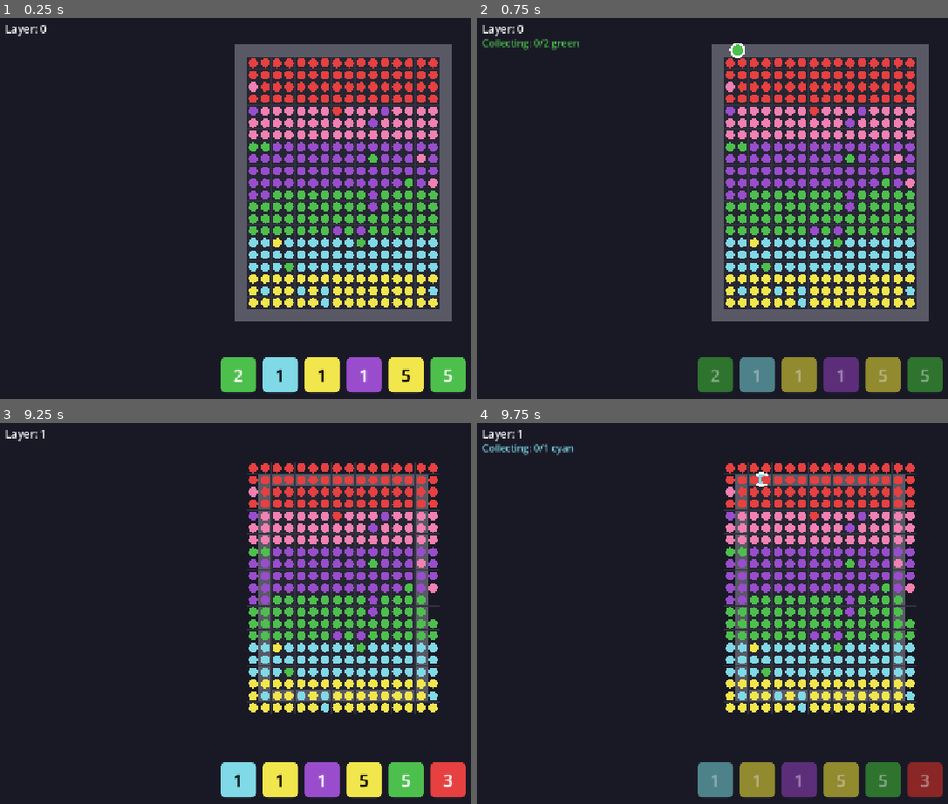
Above: before the commit, frames 1-4 (two rows, left to right).
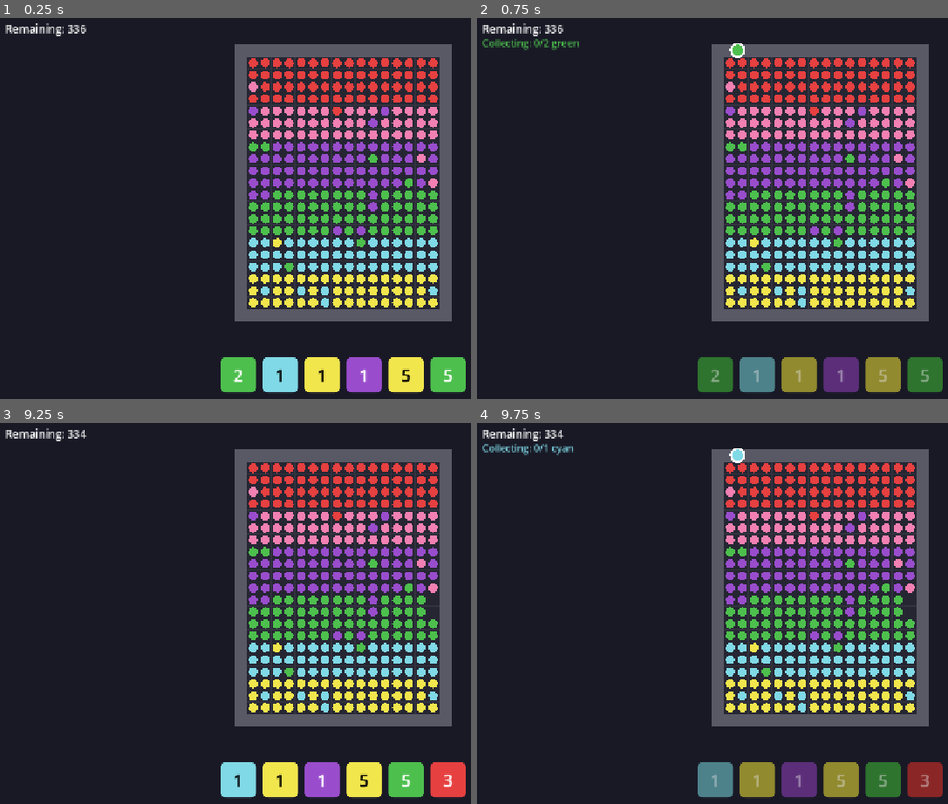
Above: after the commit, the same moments.

Repository: AeronPark/train-sort-jam
Game: Godot game, scene res://scenes/main.tscn
The game is run twice, just before and just after one commit, with the same random seed, the same clock (stepped at 60 frames per second) and the same inputs.
Inputs (mouse positions are in pixels of both pictures, inside the frame that each line leads up to):
- Up to frame 1 (0.25 s): no input
- Up to frame 2 (0.75 s): click "2" at 0.5 s
- Up to frame 3 (9.25 s): move the mouse to (outside the picture) at 1.27 s; click (outside the picture) at 1.42 s; move the mouse to (202, 636) at 2.02 s; click (202, 636) at 2.17 s; move the mouse to (414, 529) at 2.77 s; click (414, 529) at 2.92 s; move the mouse to (306, 697) at 3.52 s; click (306, 697) at 3.67 s; tap Enter at 4.25 s; move the mouse to (outside the picture) at 4.27 s; click (outside the picture) at 4.42 s; move the mouse to (131, 560) at 5.02 s; click (131, 560) at 5.17 s; move the mouse to (376, 617) at 5.77 s; click (376, 617) at 5.92 s; move the mouse to (240, 518) at 6.52 s; click (240, 518) at 6.67 s; move the mouse to (outside the picture) at 7.27 s; click (outside the picture) at 7.42 s; move the mouse to (202, 636) at 8.02 s; click (202, 636) at 8.17 s; move the mouse to (414, 529) at 8.77 s; click (414, 529) at 8.92 s
- Up to frame 4 (9.75 s): click "1" at 9.5 s

The runs differ from the first frame. In frame 1, 0.3% of the frame differs, in the area x 1-19%, y 1-5%; in frame 2, 0.3%; in frame 3, 9.2%; in frame 4, 9.3%, in the area x 1-96%, y 1-80%.

Commit message:
Dynamic conveyor: path reshapes to fit exactly around remaining passengers
- Conveyor bounds recalculated after each train run
- Path hugs the outermost passengers tightly
- No more fixed layer shrinking - adaptive to actual board state
- Updated reachable colors detection for new bounds

Diff:
--- a/scripts/game_manager.gd
+++ b/scripts/game_manager.gd
@@ -23,8 +23,12 @@
 
 # Game state
 var grid: Array = []  # 2D array of passenger colors (or null)
-var conveyor_layer := 0  # Current conveyor ring (0 = outermost)
-var max_layers := 5  # How many times conveyor can shrink
+
+# Dynamic conveyor bounds (in grid coordinates)
+var conveyor_min_row := 0
+var conveyor_max_row := GRID_ROWS - 1
+var conveyor_min_col := 0
+var conveyor_max_col := GRID_COLS - 1
 
 # Train state
 var train_active := false
@@ -222,14 +226,35 @@
 
 # ============ CONVEYOR PATH ============
 
+func _recalculate_conveyor_bounds() -> void:
+	# Find the bounding box of all remaining passengers
+	var min_row = GRID_ROWS
+	var max_row = -1
+	var min_col = GRID_COLS
+	var max_col = -1
+
+	for row in range(GRID_ROWS):
+		for col in range(GRID_COLS):
+			if grid[row][col] != null:
+				min_row = min(min_row, row)
+				max_row = max(max_row, row)
+				min_col = min(min_col, col)
+				max_col = max(max_col, col)
+
+	# Update conveyor bounds (keep valid if no passengers)
+	if max_row >= 0:
+		conveyor_min_row = min_row
+		conveyor_max_row = max_row
+		conveyor_min_col = min_col
+		conveyor_max_col = max_col
+		print("Conveyor reshaped: rows %d-%d, cols %d-%d" % [min_row, max_row, min_col, max_col])
+
 func _get_conveyor_bounds() -> Dictionary:
-	# Each layer shrinks the conveyor inward
-	var shrink = conveyor_layer * CELL_SIZE * 2
-
-	var left = grid_origin.x + shrink
-	var right = grid_origin.x + GRID_COLS * CELL_SIZE - shrink
-	var top = grid_origin.y + shrink
-	var bottom = grid_origin.y + GRID_ROWS * CELL_SIZE - shrink
+	# Convert grid coordinates to world coordinates
+	var left = grid_origin.x + conveyor_min_col * CELL_SIZE
+	var right = grid_origin.x + (conveyor_max_col + 1) * CELL_SIZE
+	var top = grid_origin.y + conveyor_min_row * CELL_SIZE
+	var bottom = grid_origin.y + (conveyor_max_row + 1) * CELL_SIZE
 
 	return {"left": left, "right": right, "top": top, "bottom": bottom}
 
@@ -277,40 +302,36 @@
 	var bounds = _get_conveyor_bounds()
 
 	# Determine which edge we're on and get adjacent cells
-	var edge_threshold = TRACK_WIDTH
-
-	# Check each edge
+	var edge_threshold = TRACK_WIDTH + 5
+
+	# Check each edge - using conveyor grid bounds directly
 	if abs(train_world.y - (bounds.top - TRACK_WIDTH/2)) < edge_threshold:
-		# Top edge - get row at top of current conveyor
-		var row = int((bounds.top - grid_origin.y) / CELL_SIZE)
+		# Top edge - row = conveyor_min_row
 		var col = int((train_world.x - grid_origin.x) / CELL_SIZE)
-		for c in range(max(0, col - 1), min(GRID_COLS, col + 2)):
-			if row >= 0 and row < GRID_ROWS:
-				cells.append(Vector2i(c, row))
+		col = clamp(col, conveyor_min_col, conveyor_max_col)
+		for c in range(max(conveyor_min_col, col - 1), min(conveyor_max_col + 1, col + 2)):
+			cells.append(Vector2i(c, conveyor_min_row))
 
 	elif abs(train_world.x - (bounds.right + TRACK_WIDTH/2)) < edge_threshold:
-		# Right edge
-		var col = int((bounds.right - grid_origin.x) / CELL_SIZE) - 1
+		# Right edge - col = conveyor_max_col
 		var row = int((train_world.y - grid_origin.y) / CELL_SIZE)
-		for r in range(max(0, row - 1), min(GRID_ROWS, row + 2)):
-			if col >= 0 and col < GRID_COLS:
-				cells.append(Vector2i(col, r))
+		row = clamp(row, conveyor_min_row, conveyor_max_row)
+		for r in range(max(conveyor_min_row, row - 1), min(conveyor_max_row + 1, row + 2)):
+			cells.append(Vector2i(conveyor_max_col, r))
 
 	elif abs(train_world.y - (bounds.bottom + TRACK_WIDTH/2)) < edge_threshold:
-		# Bottom edge
-		var row = int((bounds.bottom - grid_origin.y) / CELL_SIZE) - 1
+		# Bottom edge - row = conveyor_max_row
 		var col = int((train_world.x - grid_origin.x) / CELL_SIZE)
-		for c in range(max(0, col - 1), min(GRID_COLS, col + 2)):
-			if row >= 0 and row < GRID_ROWS:
-				cells.append(Vector2i(c, row))
+		col = clamp(col, conveyor_min_col, conveyor_max_col)
+		for c in range(max(conveyor_min_col, col - 1), min(conveyor_max_col + 1, col + 2)):
+			cells.append(Vector2i(c, conveyor_max_row))
 
 	elif abs(train_world.x - (bounds.left - TRACK_WIDTH/2)) < edge_threshold:
-		# Left edge
-		var col = int((bounds.left - grid_origin.x) / CELL_SIZE)
+		# Left edge - col = conveyor_min_col
 		var row = int((train_world.y - grid_origin.y) / CELL_SIZE)
-		for r in range(max(0, row - 1), min(GRID_ROWS, row + 2)):
-			if col >= 0 and col < GRID_COLS:
-				cells.append(Vector2i(col, r))
+		row = clamp(row, conveyor_min_row, conveyor_max_row)
+		for r in range(max(conveyor_min_row, row - 1), min(conveyor_max_row + 1, row + 2)):
+			cells.append(Vector2i(conveyor_min_col, r))
 
 	return cells
 
@@ -400,9 +421,8 @@
 	active_button = {}
 
 func _shrink_conveyor() -> void:
-	if conveyor_layer < max_layers:
-		conveyor_layer += 1
-		print("Conveyor shrunk to layer %d" % conveyor_layer)
+	# Recalculate bounds to fit exactly around remaining passengers
+	_recalculate_conveyor_bounds()
 
 func _check_win() -> bool:
 	# Win if no passengers left
@@ -427,30 +447,27 @@
 
 func _get_reachable_colors() -> Dictionary:
 	var colors = {}
-	var bounds = _get_conveyor_bounds()
-
-	# Get the edge rows/cols for current conveyor
-	var top_row = int((bounds.top - grid_origin.y) / CELL_SIZE)
-	var bottom_row = int((bounds.bottom - grid_origin.y) / CELL_SIZE) - 1
-	var left_col = int((bounds.left - grid_origin.x) / CELL_SIZE)
-	var right_col = int((bounds.right - grid_origin.x) / CELL_SIZE) - 1
-
-	# Check all edge cells
-	for col in range(left_col, right_col + 1):
-		if top_row >= 0 and top_row < GRID_ROWS and col >= 0 and col < GRID_COLS:
-			var c = grid[top_row][col]
-			if c: colors[c] = colors.get(c, 0) + 1
-		if bottom_row >= 0 and bottom_row < GRID_ROWS and col >= 0 and col < GRID_COLS:
-			var c = grid[bottom_row][col]
-			if c: colors[c] = colors.get(c, 0) + 1
-
-	for row in range(top_row + 1, bottom_row):
-		if left_col >= 0 and left_col < GRID_COLS and row >= 0 and row < GRID_ROWS:
-			var c = grid[row][left_col]
-			if c: colors[c] = colors.get(c, 0) + 1
-		if right_col >= 0 and right_col < GRID_COLS and row >= 0 and row < GRID_ROWS:
-			var c = grid[row][right_col]
-			if c: colors[c] = colors.get(c, 0) + 1
+
+	# Check all edge cells of current conveyor bounds
+	# Top edge
+	for col in range(conveyor_min_col, conveyor_max_col + 1):
+		var c = grid[conveyor_min_row][col]
+		if c: colors[c] = colors.get(c, 0) + 1
+
+	# Bottom edge
+	for col in range(conveyor_min_col, conveyor_max_col + 1):
+		var c = grid[conveyor_max_row][col]
+		if c: colors[c] = colors.get(c, 0) + 1
+
+	# Left edge (excluding corners already counted)
+	for row in range(conveyor_min_row + 1, conveyor_max_row):
+		var c = grid[row][conveyor_min_col]
+		if c: colors[c] = colors.get(c, 0) + 1
+
+	# Right edge (excluding corners already counted)
+	for row in range(conveyor_min_row + 1, conveyor_max_row):
+		var c = grid[row][conveyor_max_col]
+		if c: colors[c] = colors.get(c, 0) + 1
 
 	return colors
 
@@ -516,12 +533,22 @@
 	# Note: Can't easily draw text in _draw, would need Label node
 
 func _draw_ui() -> void:
-	# Draw layer indicator
 	var font = ThemeDB.fallback_font
-	var text = "Layer: %d" % conveyor_layer
+
+	# Draw remaining passenger count
+	var remaining = _count_remaining_passengers()
+	var text = "Remaining: %d" % remaining
 	draw_string(font, Vector2(20, 30), text, HORIZONTAL_ALIGNMENT_LEFT, -1, 20, Color.WHITE)
 
 	# Draw collected count if train active
 	if train_active:
 		var collected_text = "Collecting: %d/%d %s" % [train_collected, active_button.count, train_color]
 		draw_string(font, Vector2(20, 55), collected_text, HORIZONTAL_ALIGNMENT_LEFT, -1, 18, COLOR_VALUES.get(train_color, Color.WHITE))
+
+func _count_remaining_passengers() -> int:
+	var count = 0
+	for row in range(GRID_ROWS):
+		for col in range(GRID_COLS):
+			if grid[row][col] != null:
+				count += 1
+	return count
